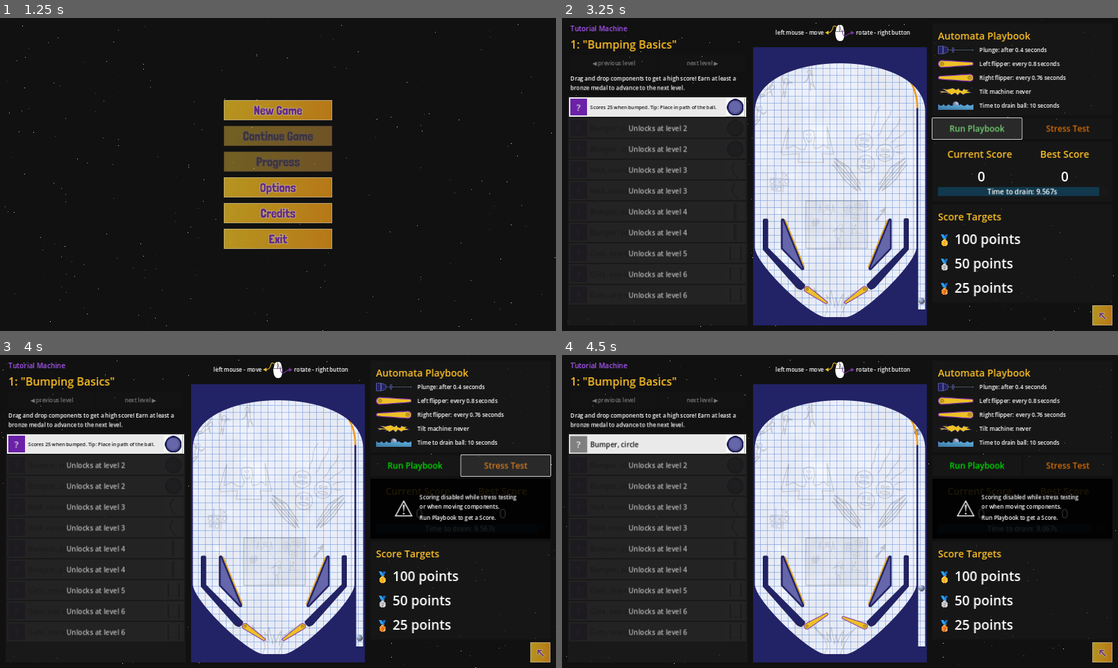
Above: before the commit, frames 1-4 (two rows, left to right).
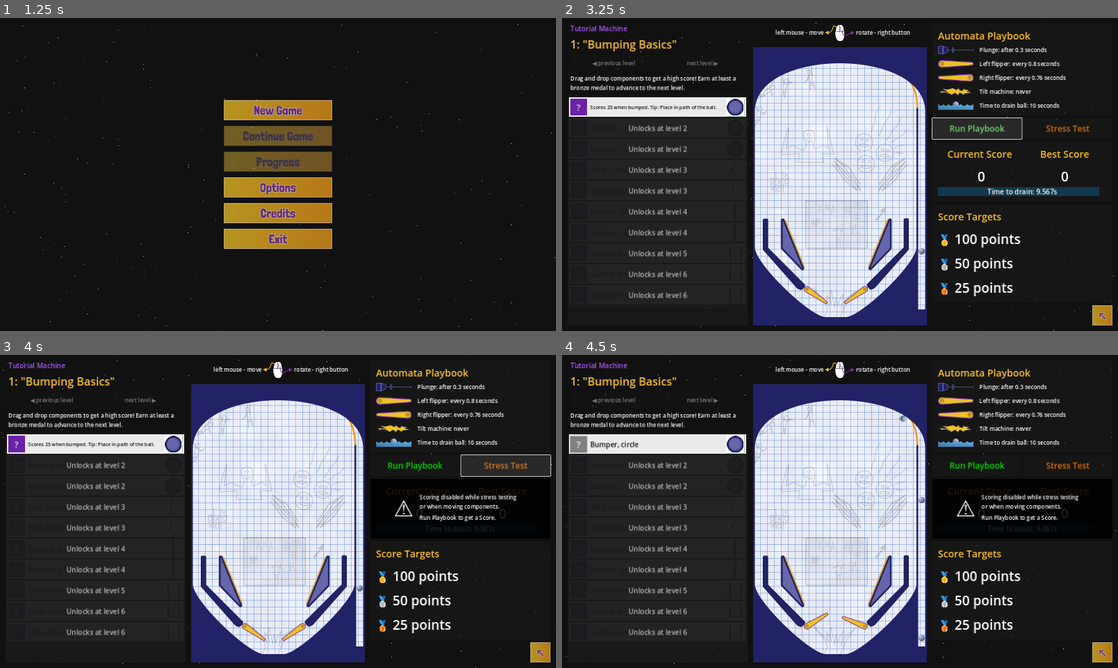
Above: after the commit, the same moments.

Repository: pincrediball/pincrediball
Game: Godot game, scene res://main.tscn
Two runs of this game, one before a commit and one after it. Both use one fixed random seed, a clock stepped at 60 frames per second and the inputs below. Sound files missing from this copy of the repository are replaced by a short silence.
Inputs (mouse positions are in pixels of both pictures, inside the frame that each line leads up to):
- Up to frame 1 (1.25 s): click (278, 108) at 0.5 s
- Up to frame 2 (3.25 s): click (840, 108) at 1.25 s; click "?" at 2 s; click "Run Playbook" at 2.75 s
- Up to frame 3 (4 s): click "Stress Test" at 3.5 s
- Up to frame 4 (4.5 s): click "?" at 4.25 s

Frame 1 is identical in both runs. In frame 2, less than 0.1% of the frame differs, in the area x 64-83%, y 9-92%; in frame 3, less than 0.1%; in frame 4, less than 0.1%, in the area x 60-83%, y 9-92%.

Commit message:
Sound tweaks
Fixes #20

Diff:
--- a/src/game/core/flipper.gd
+++ b/src/game/core/flipper.gd
@@ -3,9 +3,6 @@
 const SOUNDS: Array[Resource] = [
 	preload("res://sound/flipper-001.wav"),
 	preload("res://sound/flipper-002.wav"),
-	preload("res://sound/flipper-003.wav"),
-	preload("res://sound/flipper-004.wav"),
-	preload("res://sound/flipper-005.wav"),
 ]
 
 enum FlipperState { RESTING, GOING_UP, GOING_DOWN }
@@ -14,6 +11,8 @@
 const REST_ANGLE := 35.0
 const TIME_TO_MOVE_UP := 0.06
 const TIME_TO_MOVE_DOWN := 0.3
+
+@export var sound_index = 0
 
 var _state := FlipperState.RESTING
 var _time_moving := 0.0
@@ -56,4 +55,5 @@
 func _on_timer_timeout():
 	assert(_state == FlipperState.RESTING, "Flipper should fire but was not yet resting!")
 	_state = FlipperState.GOING_UP
-	Audio.play_random_sound_with($AudioStreamPlayer, SOUNDS)
+	$AudioStreamPlayer.stream = SOUNDS[sound_index]
+	$AudioStreamPlayer.play()
--- a/src/game/tutorial/machine.tscn
+++ b/src/game/tutorial/machine.tscn
@@ -160,6 +160,7 @@
 position = Vector2(321, 696)
 rotation = -3.14159
 scale = Vector2(1, -1)
+sound_index = 1
 
 [node name="SlingLeft" parent="SubViewport/MachineNode2D/GameComponents" instance=ExtResource("8_hrvvv")]
 position = Vector2(114, 567)
--- a/src/game/tutorial/machine_data.json
+++ b/src/game/tutorial/machine_data.json
@@ -1,12 +1,12 @@
 {
 	"key": "tutorial",
 	"stages": [
-		{ "level": 1, "max_run_time": 10, "plunge_delay": 0.4, "flipper_left_interval": 0.80, "flipper_right_interval": 0.76, "bronze":  25, "silver":  50, "gold":  100, "title": "Bumping Basics" },
-		{ "level": 2, "max_run_time": 12, "plunge_delay": 0.7, "flipper_left_interval": 0.76, "flipper_right_interval": 0.72, "bronze":  50, "silver":  75, "gold":  150, "title": "Bumping some more" },
-		{ "level": 3, "max_run_time": 14, "plunge_delay": 0.7, "flipper_left_interval": 0.81, "flipper_right_interval": 0.79, "bronze": 125, "silver": 150, "gold":  225, "title": "Wall's that?!" },
-		{ "level": 4, "max_run_time": 18, "plunge_delay": 0.1, "flipper_left_interval": 0.68, "flipper_right_interval": 0.70, "bronze": 125, "silver": 200, "gold":  350, "title": "Blue pills" },
-		{ "level": 5, "max_run_time": 20, "plunge_delay": 0.1, "flipper_left_interval": 0.64, "flipper_right_interval": 0.81, "bronze": 225, "silver": 450, "gold":  900, "title": "Gate One" },
-		{ "level": 6, "max_run_time": 25, "plunge_delay": 0.5, "flipper_left_interval": 0.62, "flipper_right_interval": 0.61, "bronze": 350, "silver": 750, "gold": 1500, "title": "Gate Trio" }
+		{ "level": 1, "max_run_time": 10, "plunge_delay": 0.30, "flipper_left_interval": 0.80, "flipper_right_interval": 0.76, "bronze":  25, "silver":  50, "gold":  100, "title": "Bumping Basics" },
+		{ "level": 2, "max_run_time": 12, "plunge_delay": 0.72, "flipper_left_interval": 0.76, "flipper_right_interval": 0.72, "bronze":  50, "silver":  75, "gold":  150, "title": "Bumping some more" },
+		{ "level": 3, "max_run_time": 14, "plunge_delay": 0.61, "flipper_left_interval": 0.81, "flipper_right_interval": 0.79, "bronze": 125, "silver": 150, "gold":  225, "title": "Wall's that?!" },
+		{ "level": 4, "max_run_time": 18, "plunge_delay": 0.23, "flipper_left_interval": 0.68, "flipper_right_interval": 0.70, "bronze": 125, "silver": 200, "gold":  350, "title": "Blue pills" },
+		{ "level": 5, "max_run_time": 20, "plunge_delay": 0.90, "flipper_left_interval": 0.64, "flipper_right_interval": 0.81, "bronze": 225, "silver": 450, "gold":  900, "title": "Gate One" },
+		{ "level": 6, "max_run_time": 25, "plunge_delay": 0.15, "flipper_left_interval": 0.62, "flipper_right_interval": 0.61, "bronze": 350, "silver": 750, "gold": 1500, "title": "Gate Trio" }
 	],
 	"toolbox_items": [
 		{ "unlocks_at": 1, "component_id": "bumper_circle", "title": "Bumper, circle", "description": "Scores 25 when bumped. Tip: Place in path of the ball." },
Not shown, changed: src/sound/flipper-001.wav.import
Not shown, changed: src/sound/flipper-002.wav.import
Not shown, removed: src/sound/flipper-003.wav.import
Not shown, removed: src/sound/flipper-004.wav.import
Not shown, removed: src/sound/flipper-005.wav.import
Not shown, changed: src/sound/flipper-001.wav
Not shown, changed: src/sound/flipper-002.wav
Not shown, removed: src/sound/flipper-003.wav
Not shown, removed: src/sound/flipper-004.wav
Not shown, removed: src/sound/flipper-005.wav
